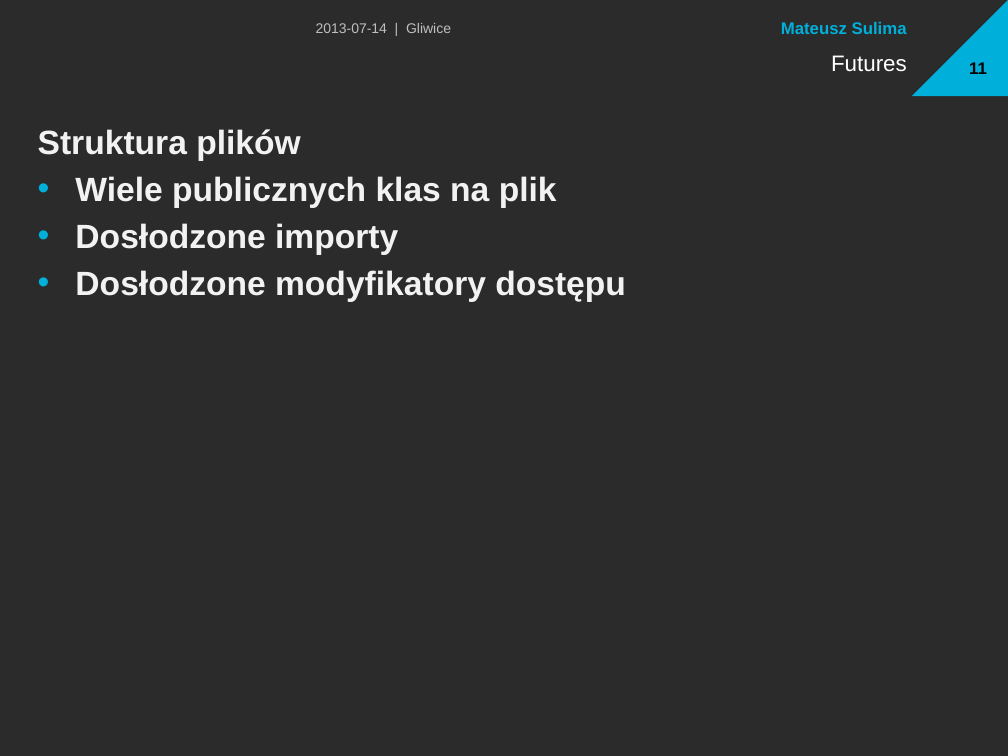
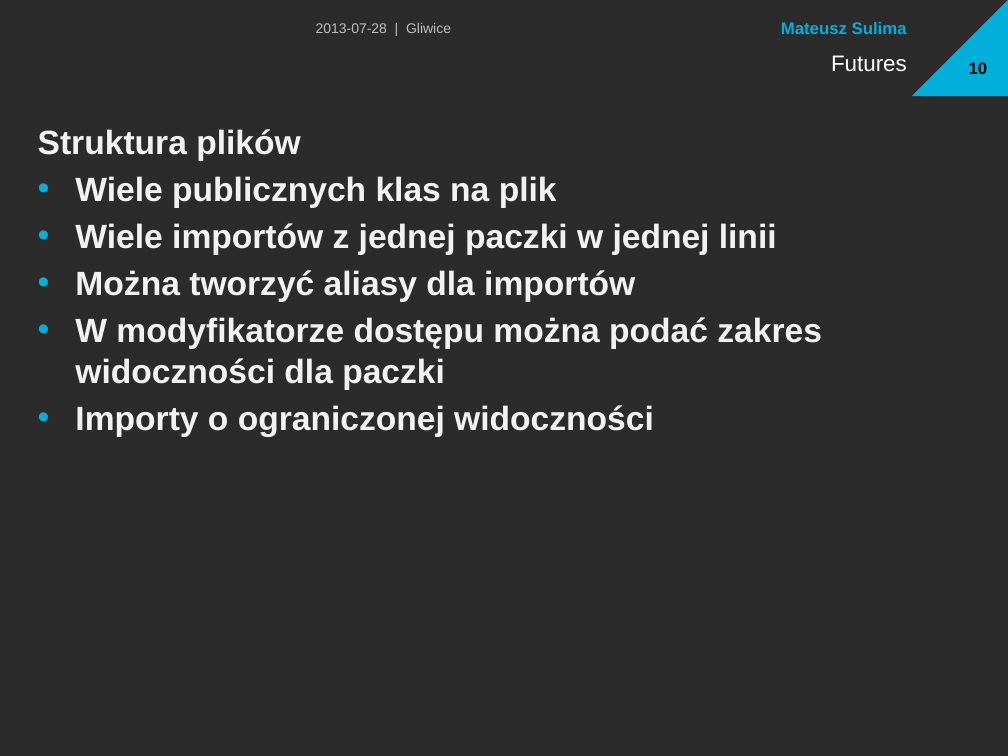
Before and after one commit to msulima/scala-sugar, a slide deck: slide 10 of Presentation.pptx (slide 11 before the commit). Drawn at 1008x756 pixels with LibreOffice and Linux fonts; fonts in the diff are those of the drawing; background and template pictures are left out; a plain dark background stands for a picture behind light text. Boxes give left, top, right and bottom in pixels: in the first picture for what was removed or moved away, otherwise in the second. Text is boxed around its words. In the diff, an @@ line names an element or a change of style, - is before the commit and + after.

```diff
--- a/Presentation.pptx
+++ b/Presentation.pptx
@@ text at [316, 23, 451, 33]: text changed @@
-2013-07-14 | Gliwice
+2013-07-28 | Gliwice
@@ page number at [969, 62, 988, 74]: text changed @@
-11
+10
@@ text at [75, 223, 822, 437]: text changed @@
-• Dosłodzone importy
-• Dosłodzone modyfikatory dostępu
+• Wiele importów z jednej paczki w jednej linii
+• Można tworzyć aliasy dla importów
+• W modyfikatorze dostępu można podać zakres widoczności dla paczki
+• Importy o ograniczonej widoczności
```
Also in this commit, not shown: 19 other slides changed, 1 slide added, 2 slides removed, 2 other files.
